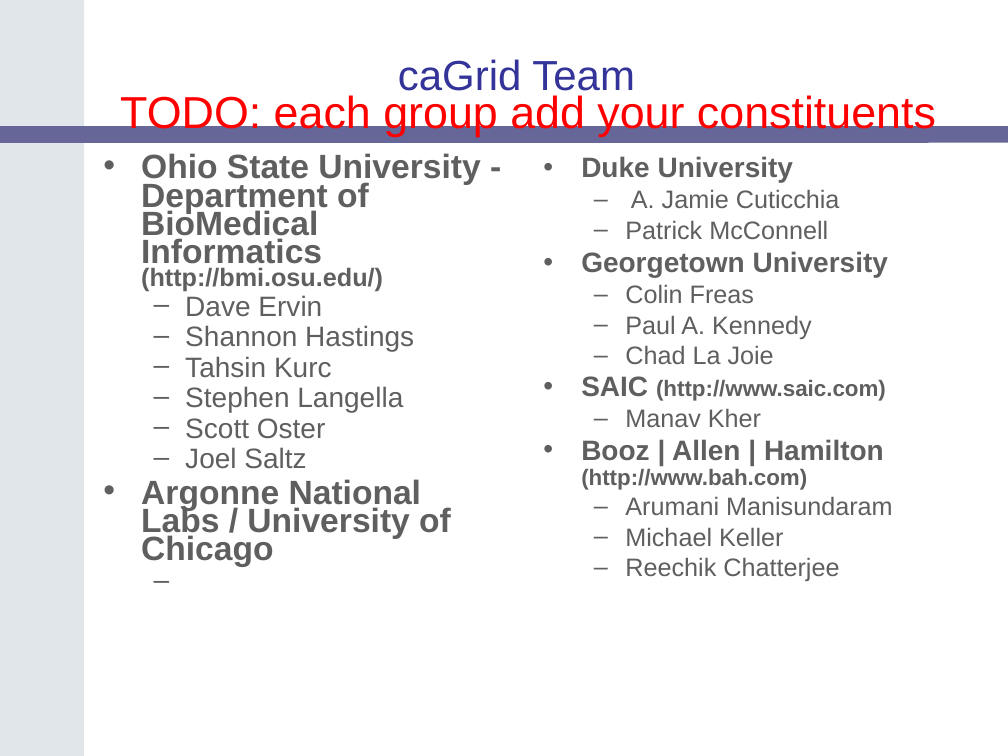
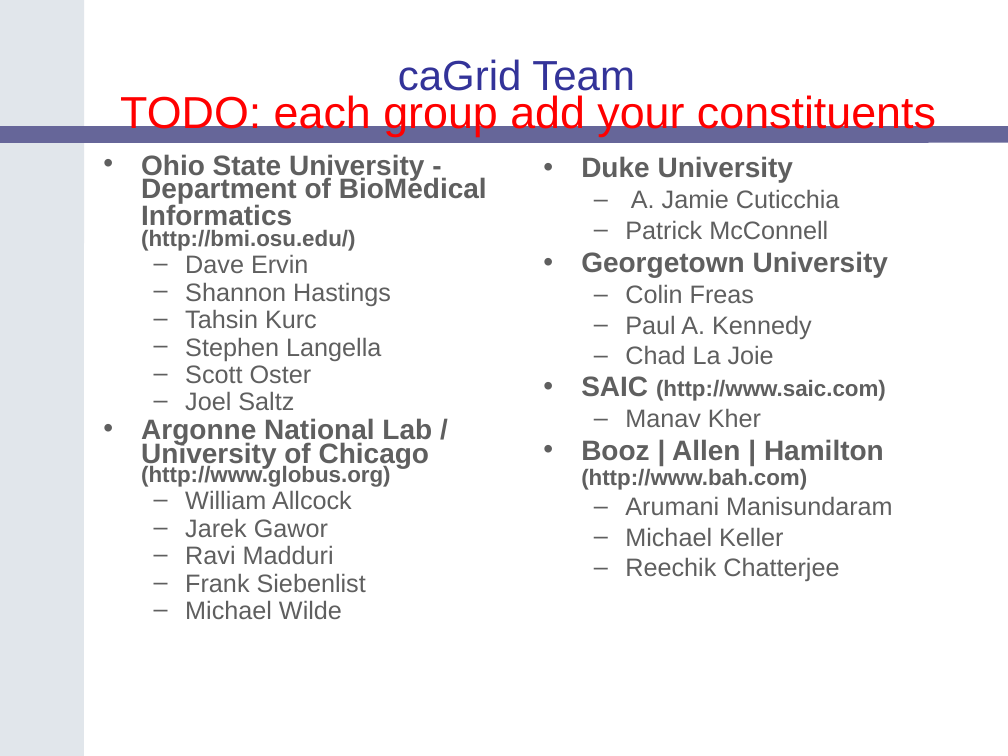
Before and after one commit to NCIP/cagrid-docs, a slide deck: slide 28 of presentations/200604_AnnualMeeting/caGrid-1.0-Demo.ppt (slide 24 before the commit). Drawn at 1008x756 pixels with LibreOffice and Linux fonts; fonts in the diff are those of the drawing; background and template pictures are left out. Boxes give left, top, right and bottom in pixels: in the first picture for what was removed or moved away, otherwise in the second. Text is boxed around its words. In the diff, an @@ line names an element or a change of style, - is before the commit and + after.

Commit message:
Updated workflow slides. Updated Argonne team members on Team List slide.

```diff
--- a/presentations/200604_AnnualMeeting/caGrid-1.0-Demo.ppt
+++ b/presentations/200604_AnnualMeeting/caGrid-1.0-Demo.ppt
@@ text at (x1=141, y1=154, x2=487, y2=410): size 24 to 20 pt in "Ohio State University - Department of BioMedical ..."; size 18 to 16 pt in "(http://bmi.osu.edu/)"; size 20 to 18 pt in "Dave Ervin", "Shannon Hastings", "Tahsin Kurc", "Stephen Langella" and 2 more places @@
@@ text at (x1=141, y1=418, x2=432, y2=619): text changed; size 24 to 18 pt; bold off @@
-• Argonne National Labs / University of Chicago
+• Argonne National Lab / University of Chicago
+  (http://www.globus.org)
+  – William Allcock
+  – Jarek Gawor
+  – Ravi Madduri
+  – Frank Siebenlist
+  – Michael Wilde
```
Also in this commit, not shown: 1 other slide changed, 4 slides added.
